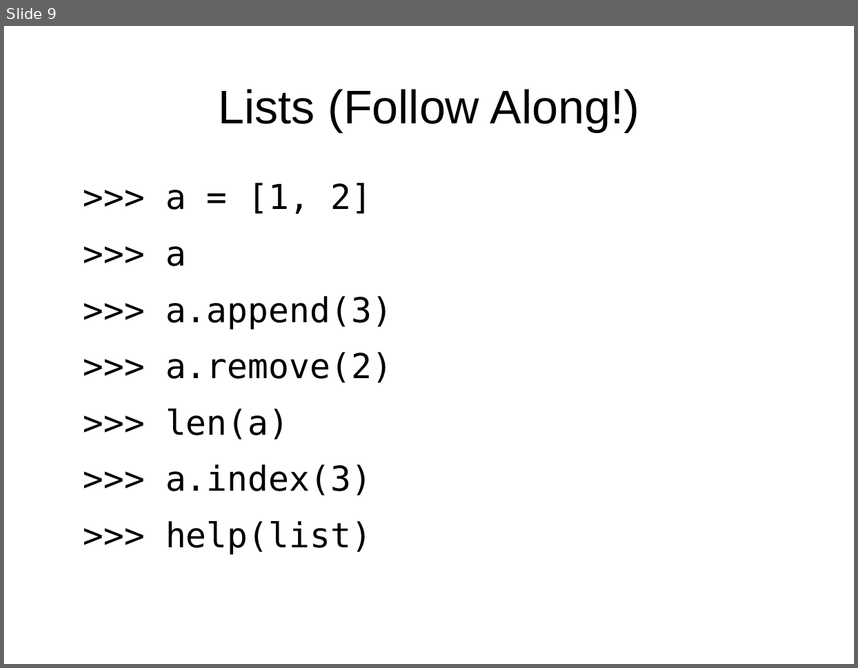
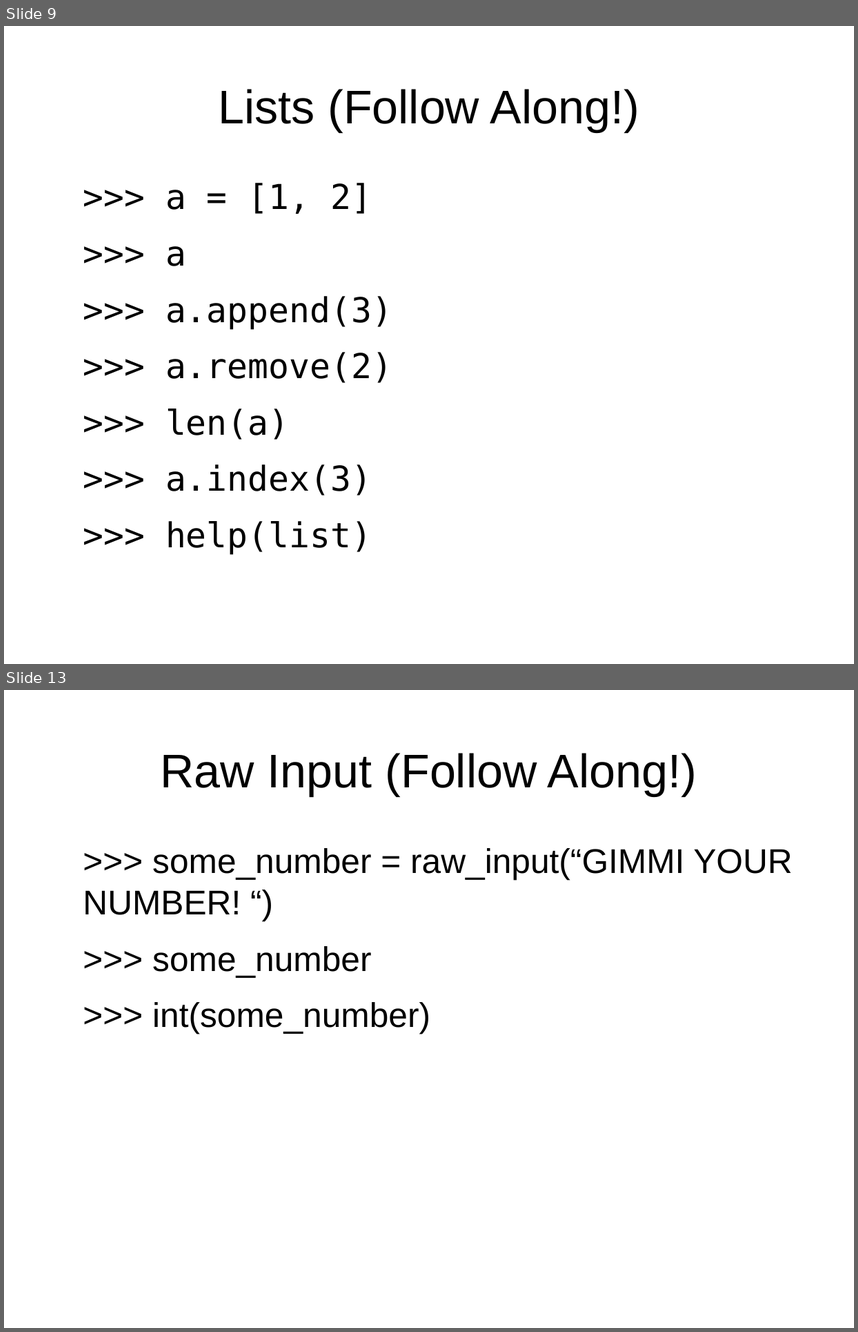
Before and after one commit to bradfordbarr/HacDC-Intro-to-Programming, a slide deck: class_2/class_2.odp. Shown one above the other, each under a label of ours: slide 9 before the commit, slides 9 and 13 after it; the slides between them are not shown. The pictures are 858x668 and 858x1332 pixels, drawn with LibreOffice and Linux fonts; fonts in the diff are those of the drawing. Boxes give left, top, right and bottom in pixels: in the first picture for what was removed or moved away, otherwise in the second. Text is boxed around its words. In the diff, an @@ line names an element or a change of style, - is before the commit and + after.

```diff
--- a/class_2/class_2.odp
+++ b/class_2/class_2.odp
@@ slide 13 added at (4,690,854,1328), background #FFFFFF @@
@@ title added at (160,753,697,796), 44 pt, text #000000 @@
+Raw Input (Follow Along!)
@@ text added at (83,848,793,1034), 32 pt, text #000000 @@
+>>> some_number = raw_input(“GIMMI YOUR NUMBER! “)
+>>> some_number
+>>> int(some_number)
```
Also in this commit, not shown: 3 slides changed, 7 other slides added, 2 slides removed, 1 other file.
